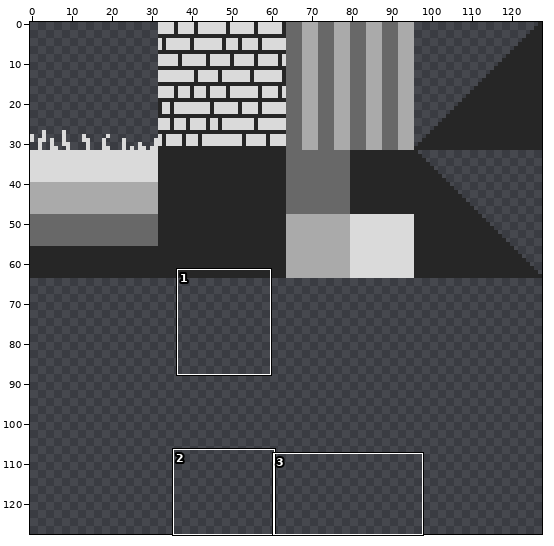
A pixel-art file gets an edit: drafts/ground.ase. Above: a wide view before the commit, with the close-up outlined.
Close-up. First the earlier version:
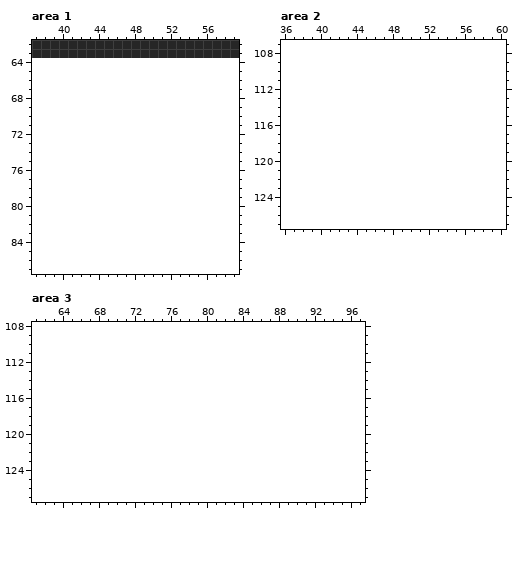
128x64 pixels, 1 frame. Shown: area 1: x 37..59, y 62..87; area 2: x 36..60, y 107..127; area 3: x 61..97, y 108..127. The old version is drawn lined up with the new one, on the new canvas. The commit also changed other parts of the picture, which this record leaves out.
The same view after the edit:
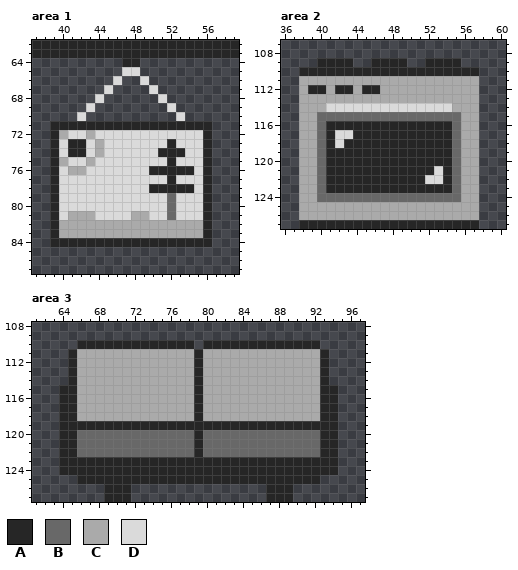
Palette (. is transparent): A #262626  B #686868  C #aaaaaa  D #dadada
The exact change:
canvas 128x64 -> 128x128
--- area 1
@@ x 37..59 @@
 63 AAAAAAAAAAAAAAAAAAAAAAA
-64 .......................
-65 .......................
-66 .......................
-67 .......................
-68 .......................
-69 .......................
-70 .......................
-71 .......................
-72 .......................
-73 .......................
-74 .......................
-75 .......................
-76 .......................
-77 .......................
-78 .......................
-79 .......................
-80 .......................
-81 .......................
-82 .......................
-83 .......................
-84 .......................
+64 ..........AA...........
+65 ..........DD...........
+66 .........D..D..........
+67 ........D....D.........
+68 .......D......D........
+69 ......D........D.......
+70 .....D..........D......
+71 ..AAAAAAAAAAAAAAAAAA...
+72 ..ACDDCDDDDDDDDDDDDA...
+73 ..ADAADCDDDDDDDADDDA...
+74 ..ADAADCDDDDDDAAADDA...
+75 ..ACDDCDDDDDDDDADDDA...
+76 ..ADCCDDDDDDDAAAAADA...
+77 ..ADDDDDDDDDDDDADDDA...
+78 ..ADDDDDDDDDDAAAAADA...
+79 ..ADDDDDDDDDDDDBDDDA...
+80 ..ADDDDDDDDDDDDBDDDA...
+81 ..ADCCCDDDDCCDDBDDDA...
+82 ..ACCCCCCCCCCCCCCCCA...
+83 ..ACCCCCCCCCCCCCCCCA...
+84 ..AAAAAAAAAAAAAAAAAA...
 85 .......................
--- area 2
@@ x 36..60 @@
 108 .........................
-109 .........................
-110 .........................
-111 .........................
-112 .........................
-113 .........................
-114 .........................
-115 .........................
-116 .........................
-117 .........................
-118 .........................
-119 .........................
-120 .........................
-121 .........................
-122 .........................
-123 .........................
-124 .........................
-125 .........................
-126 .........................
-127 .........................
+109 ....AAAA..AAAA..AAAA.....
+110 ..AAAAAAAAAAAAAAAAAAAA...
+111 ..CCCCCCCCCCCCCCCCCCCC...
+112 ..CAACAACAACCCCCCCCCCC...
+113 ..CCCCCCCCCCCCCCCCCCCC...
+114 ..CCCDDDDDDDDDDDDDDCCC...
+115 ..CCBBBBBBBBBBBBBBBBCC...
+116 ..CCBAAAAAAAAAAAAAABCC...
+117 ..CCBADDAAAAAAAAAAABCC...
+118 ..CCBADAAAAAAAAAAAABCC...
+119 ..CCBAAAAAAAAAAAAAABCC...
+120 ..CCBAAAAAAAAAAAAAABCC...
+121 ..CCBAAAAAAAAAAAADABCC...
+122 ..CCBAAAAAAAAAAADDABCC...
+123 ..CCBAAAAAAAAAAAAAABCC...
+124 ..CCBBBBBBBBBBBBBBBBCC...
+125 ..CCCCCCCCCCCCCCCCCCCC...
+126 ..CCCCCCCCCCCCCCCCCCCC...
+127 ..AAAAAAAAAAAAAAAAAAAA...
--- area 3
@@ x 61..97 @@
 109 .....................................
-110 .....................................
-111 .....................................
-112 .....................................
-113 .....................................
-114 .....................................
-115 .....................................
-116 .....................................
-117 .....................................
-118 .....................................
-119 .....................................
-120 .....................................
-121 .....................................
-122 .....................................
-123 .....................................
-124 .....................................
-125 .....................................
-126 .....................................
-127 .....................................
+110 .....AAAAAAAAAAAAA.AAAAAAAAAAAAA.....
+111 ....ACCCCCCCCCCCCCACCCCCCCCCCCCCA....
+112 ....ACCCCCCCCCCCCCACCCCCCCCCCCCCA....
+113 ....ACCCCCCCCCCCCCACCCCCCCCCCCCCA....
+114 ....ACCCCCCCCCCCCCACCCCCCCCCCCCCA....
+115 ...AACCCCCCCCCCCCCACCCCCCCCCCCCCAA...
+116 ...AACCCCCCCCCCCCCACCCCCCCCCCCCCAA...
+117 ...AACCCCCCCCCCCCCACCCCCCCCCCCCCAA...
+118 ...AACCCCCCCCCCCCCACCCCCCCCCCCCCAA...
+119 ...AAAAAAAAAAAAAAAAAAAAAAAAAAAAAAA...
+120 ...AABBBBBBBBBBBBBABBBBBBBBBBBBBAA...
+121 ...AABBBBBBBBBBBBBABBBBBBBBBBBBBAA...
+122 ...AABBBBBBBBBBBBBABBBBBBBBBBBBBAA...
+123 ...AAAAAAAAAAAAAAAAAAAAAAAAAAAAAAA...
+124 ...AAAAAAAAAAAAAAAAAAAAAAAAAAAAAAA...
+125 .....AAAAAAAAAAAAAAAAAAAAAAAAAAA.....
+126 ........AAA...............AAA........
+127 ........AAA...............AAA........
